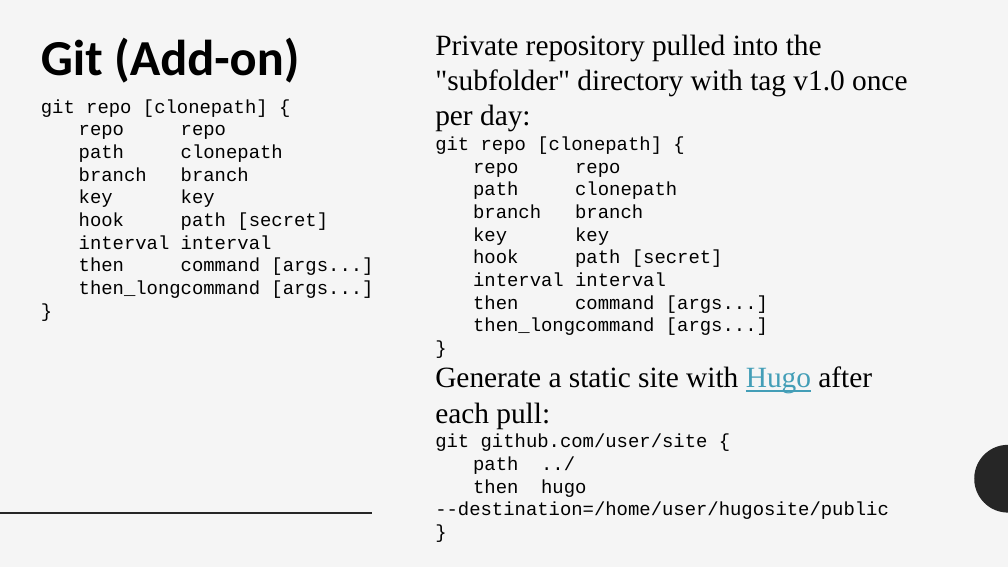
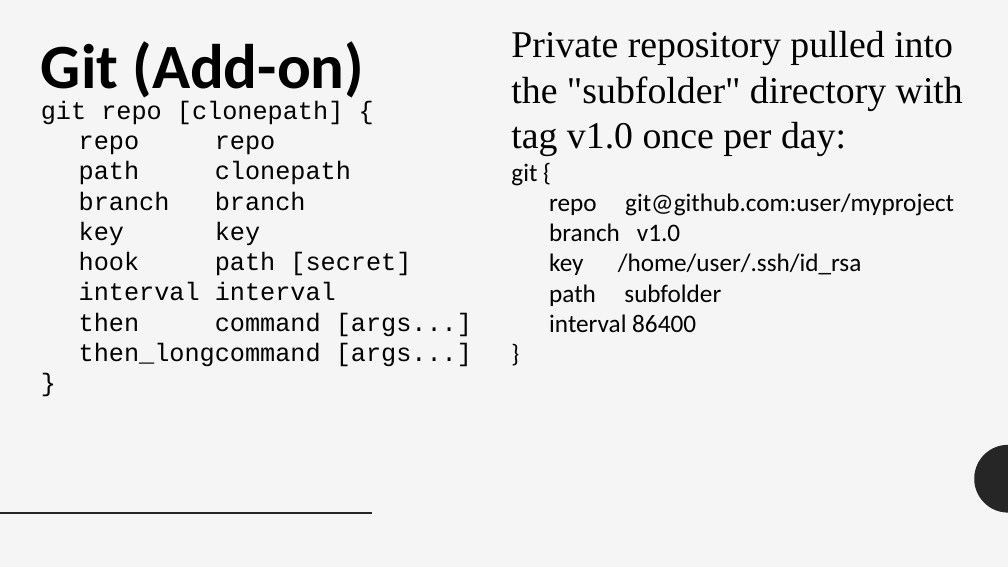
Before and after one commit to hieuha/Caddy-Configuration, a slide deck: slide 10 of 0x1115/Seminar/Jun-11-Caddy-Nginx.pptx. Drawn at 1008x567 pixels with LibreOffice and Linux fonts; fonts in the diff are those of the drawing. Boxes give left, top, right and bottom in pixels: in the first picture for what was removed or moved away, otherwise in the second. Text is boxed around its words. In the diff, an @@ line names an element or a change of style, - is before the commit and + after.

Commit message:
update slides

```diff
--- a/0x1115/Seminar/Jun-11-Caddy-Nginx.pptx
+++ b/0x1115/Seminar/Jun-11-Caddy-Nginx.pptx
@@ text "Git (Add-on)" at (41,41,364,104): size 48 to 60 pt @@
@@ text "Private repository pulled into the ...": place and size @@
-text "Private repository pulled into the ..." at (435,34,907,519)
+text "Private repository pulled into the ..." at (511,30,963,333)
@@ text at (511,30,963,156): size 28 to 36 pt in "Private repository pulled into the "subfolder" directory ..."; size 18 to 24 pt, font Courier New to Calibri in "}" @@
@@ text "git repo [clonepath] {" at (41,101,472,367): size 18 to 24 pt @@
@@ text at (511,163,954,333): text changed; size 18 to 24 pt; font Courier New to Calibri @@
-git repo [clonepath] {
-repo repo
-path clonepath
-branch branch
-key key
-hook path [secret]
-interval interval
-then command [args...]
-then_longcommand [args...]
+git {
+repo git@github.com:user/myproject
+branch v1.0
+key /home/user/.ssh/id_rsa
+path subfolder
+interval 86400
@@ text at (435,366,889,519): paragraphs removed @@
-Generate a static site with Hugo after each pull:
-git github.com/user/site {
-path ../
-then hugo --destination=/home/user/hugosite/public
-}
```
Also in this commit, not shown: 4 other slides changed, 1 slide added.
